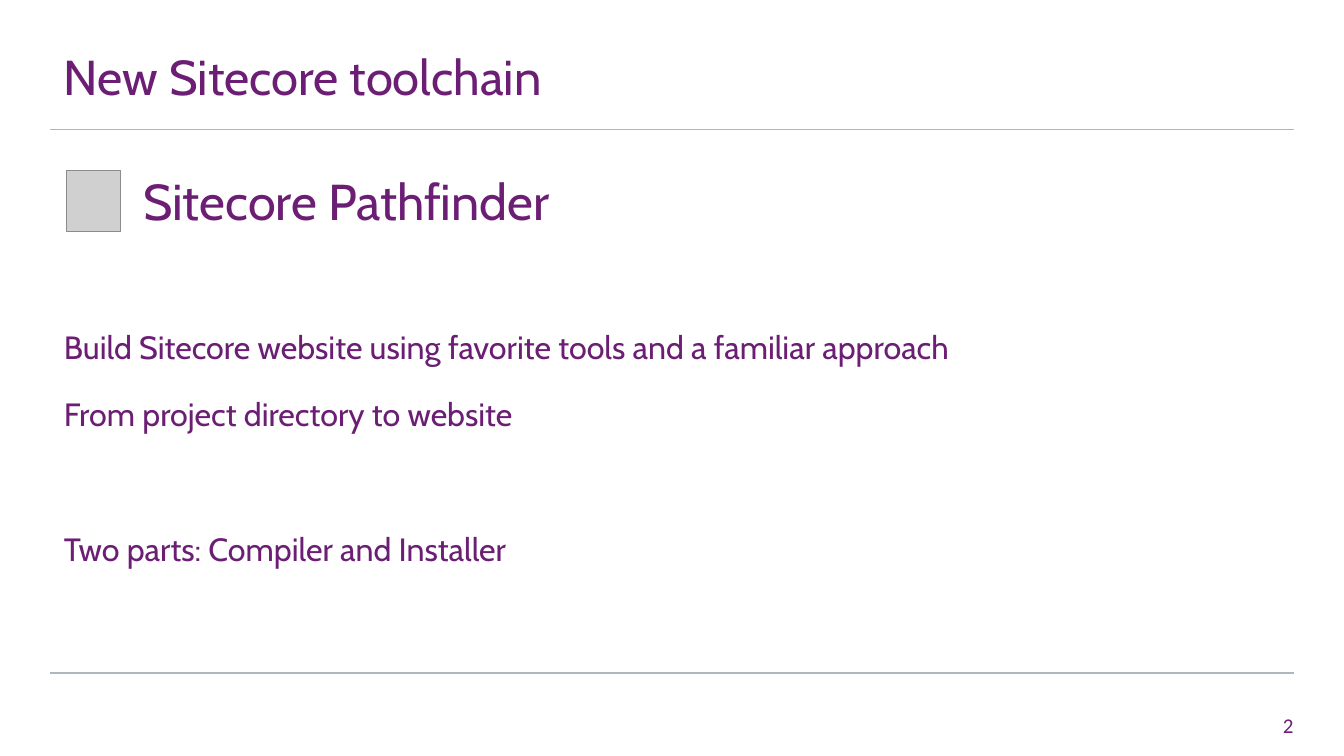
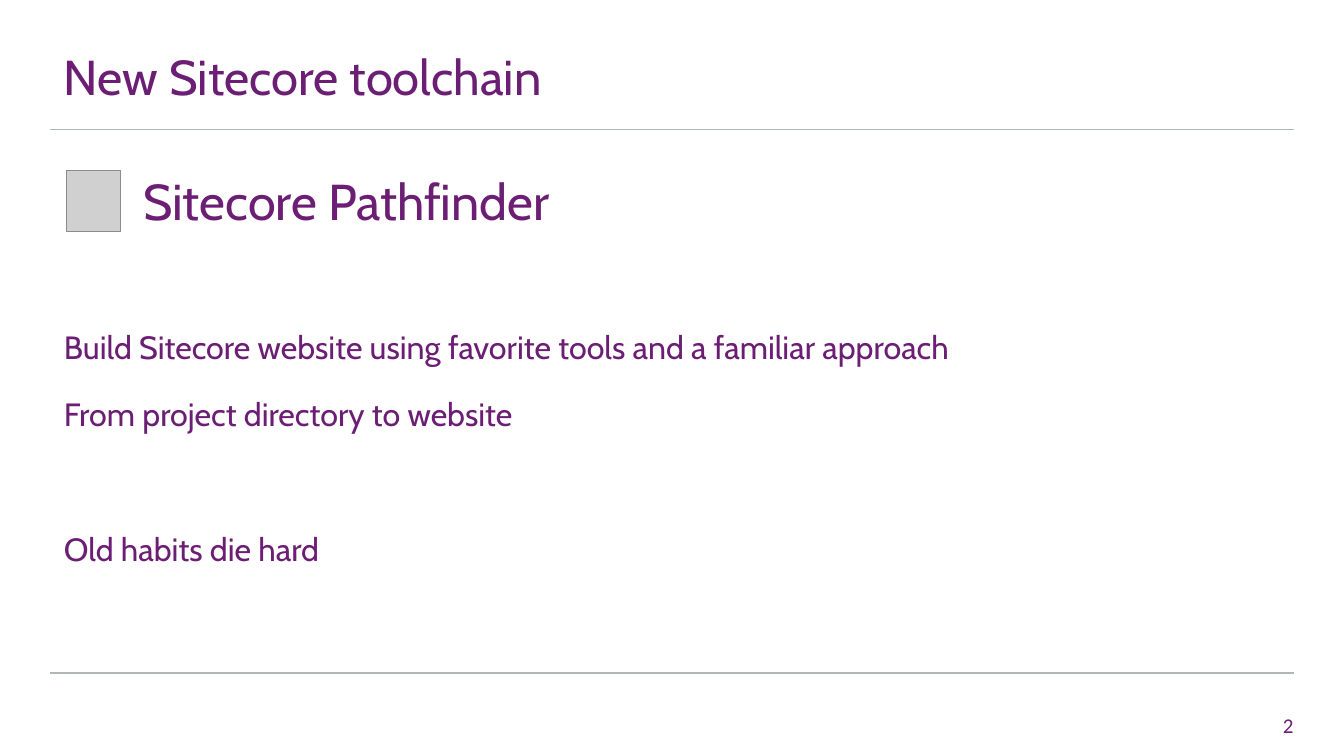
Before and after one commit to Sitecore/Sitecore.Pathfinder, a slide deck: slide 2 of .docs/Sitecore Pathfinder Presentation.pptx. Drawn at 1344x756 pixels with LibreOffice and Linux fonts; fonts in the diff are those of the drawing; grey boxes stand for pictures; background and template pictures are left out. Boxes give left, top, right and bottom in pixels: in the first picture for what was removed or moved away, otherwise in the second. Text is boxed around its words. In the diff, an @@ line names an element or a change of style, - is before the commit and + after.

```diff
--- a/.docs/Sitecore Pathfinder Presentation.pptx
+++ b/.docs/Sitecore Pathfinder Presentation.pptx
@@ text at [64, 537, 319, 562]: text changed @@
-Two parts: Compiler and Installer
+Old habits die hard
```
Also in this commit, not shown: 1 other slide changed, 3 slides added, 26 other files.
